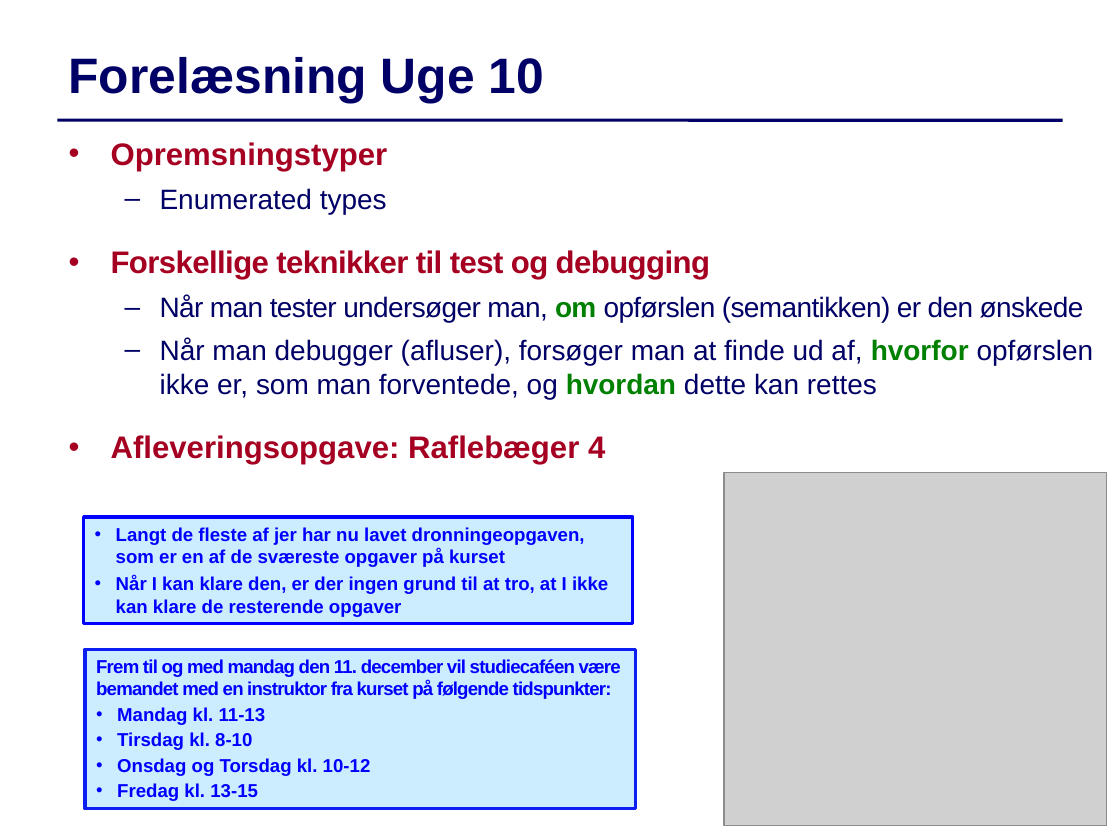
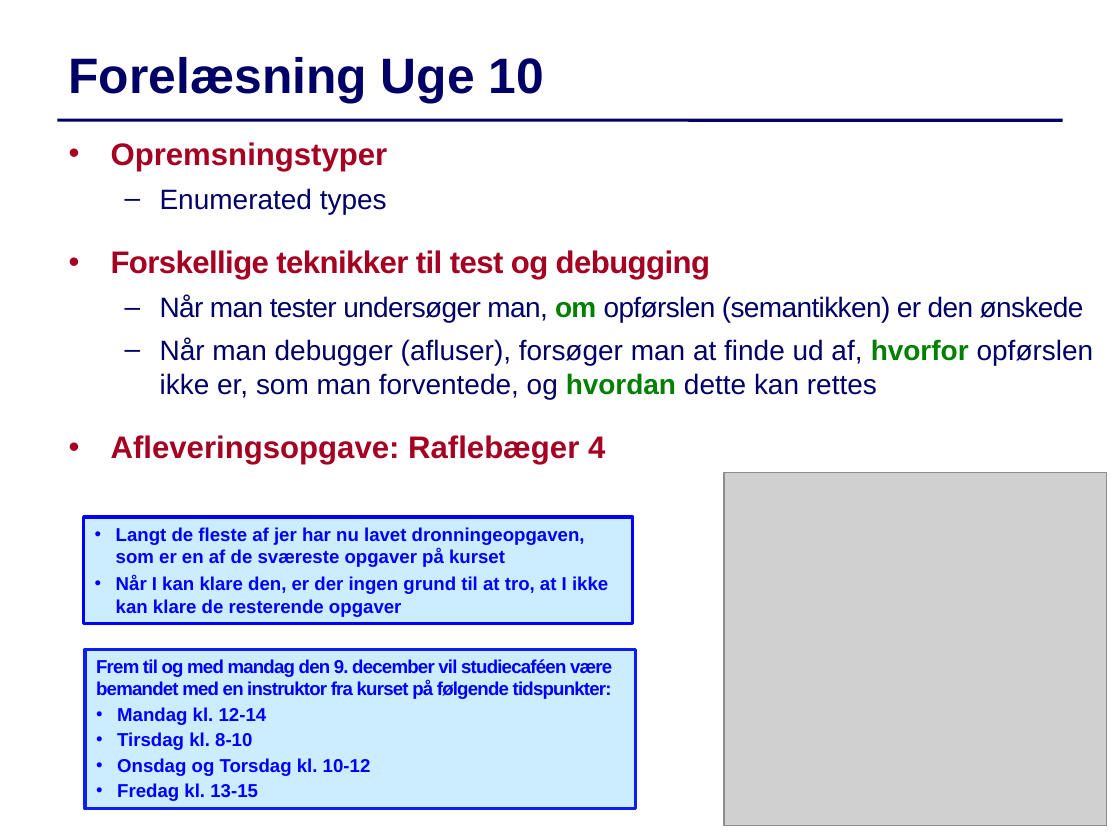
Before and after one commit to IntProgAU/Materiale, a slide deck: slide 1 of web/e24/uge_10/Slides-Uge10.pptx. Drawn at 1120x840 pixels with LibreOffice and Linux fonts; fonts in the diff are those of the drawing; grey boxes stand for pictures. Boxes give left, top, right and bottom in pixels: in the first picture for what was removed or moved away, otherwise in the second. Text is boxed around its words. In the diff, an @@ line names an element or a change of style, - is before the commit and + after.

```diff
--- a/web/e24/uge_10/Slides-Uge10.pptx
+++ b/web/e24/uge_10/Slides-Uge10.pptx
@@ text in rectangle at (96, 659, 612, 725): text changed @@
-Frem til og med mandag den 11. december vil studiecaféen være bemandet med en instruktor fra kurset på følgende tidspunkter:
-• Mandag kl. 11-13
+Frem til og med mandag den 9. december vil studiecaféen være bemandet med en instruktor fra kurset på følgende tidspunkter:
+• Mandag kl. 12-14
```
Also in this commit, not shown: 7 other slides changed, 1 other file.
